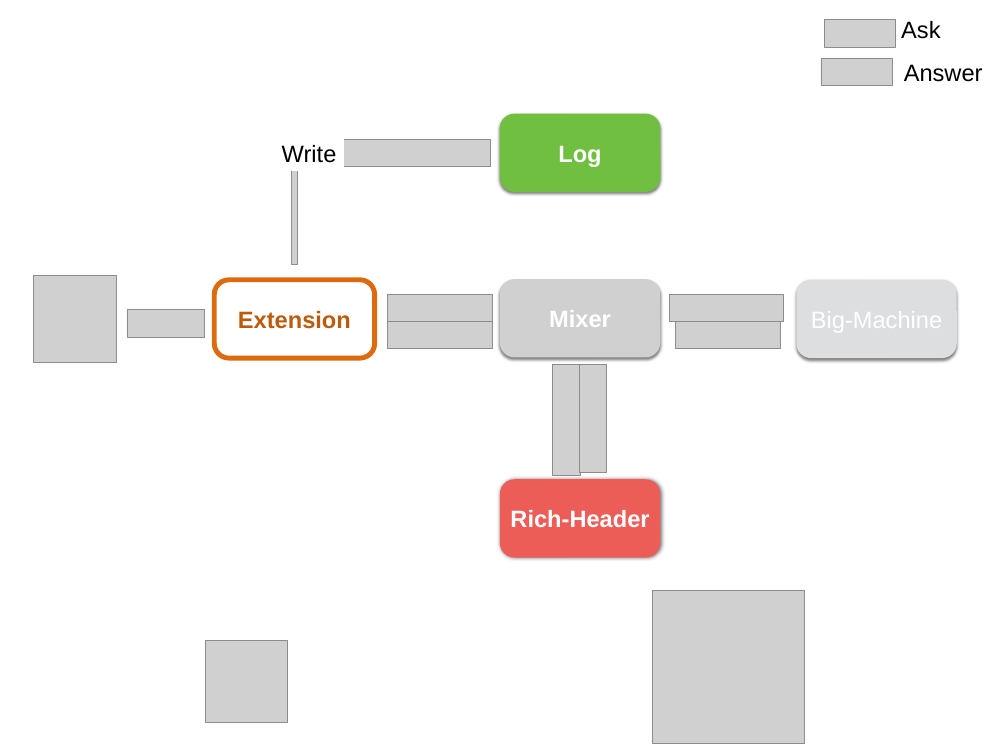
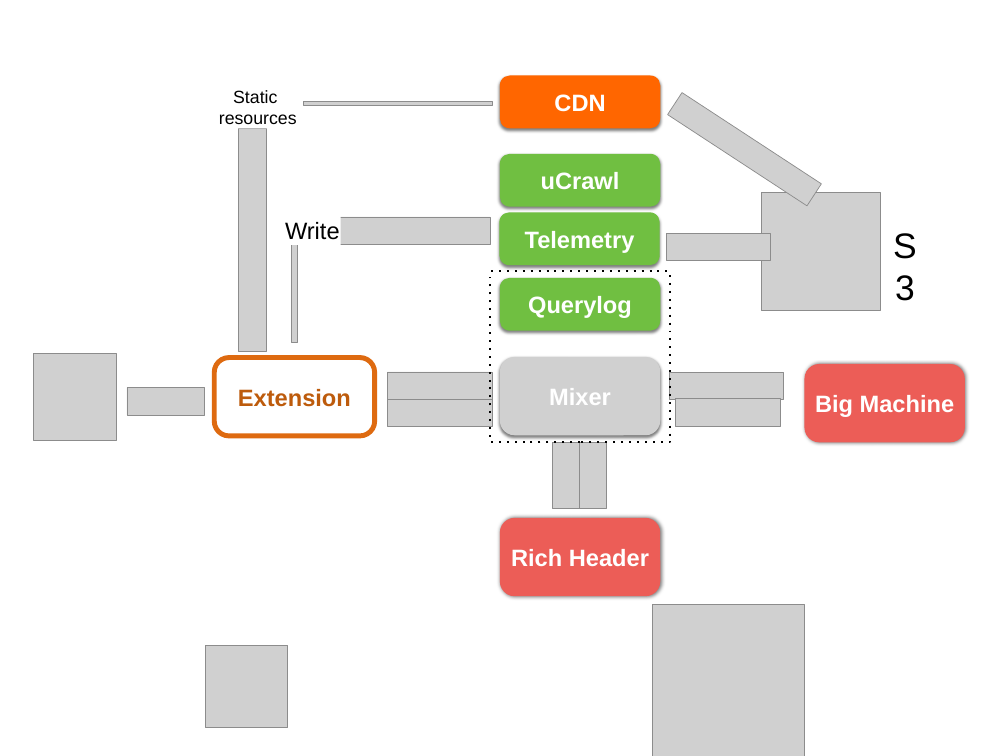
Before and after one commit to chrmod/browser-core, a slide deck: slide 4 of docu/CLIQZ for Firefox - garage0.51.pptx (slide 9 before the commit). Drawn at 1008x756 pixels with LibreOffice and Linux fonts; fonts in the diff are those of the drawing; grey boxes stand for pictures. Boxes give left, top, right and bottom in pixels: in the first picture for what was removed or moved away, otherwise in the second. Text is boxed around its words. In the diff, an @@ line names an element or a change of style, - is before the commit and + after.

```diff
--- a/docu/CLIQZ for Firefox - garage0.51.pptx
+++ b/docu/CLIQZ for Firefox - garage0.51.pptx
@@ picture removed at [824,20,895,47] @@
@@ text removed at [901,21,940,39] @@
-Ask
@@ picture removed at [821,58,892,86] @@
@@ rounded rectangle added at [500,76,660,129], fill #FF6600, 24 pt, text #FFFFFF, bold @@
+CDN
@@ text removed at [904,64,983,82] @@
-Answer
@@ text added at [219,90,297,129], 18 pt, text #000000 @@
+Static
+resources
@@ picture added at [303,102,492,106] @@
@@ picture added at [668,93,822,206] @@
@@ picture added at [239,129,266,351] @@
@@ rounded rectangle added at [500,154,660,207], fill #70BF41, 24 pt, text #FFFFFF, bold @@
+uCrawl
@@ picture added at [762,193,880,311] @@
@@ text "Write": place and size @@
-text "Write" at [282,145,337,163]
+text "Write" at [285,222,340,240]
@@ 9 pictures: place and size @@
-9 pictures at [34,139,784,362]
+9 pictures at [34,217,784,440]
@@ rounded rectangle "Telemetry": place and size @@
-rounded rectangle "Telemetry" at [500,113,660,192]
+rounded rectangle "Telemetry" at [500,213,660,266]
@@ text in rounded rectangle at [525,231,635,253]: text changed @@
-Log
+Telemetry
@@ picture added at [667,234,771,260] @@
@@ text added at [880,240,930,291], 36 pt, text #000000 @@
+S3
@@ rectangle added at [491,271,670,442], outline #000000 2 pt dashed @@
@@ rounded rectangle added at [500,278,660,331], fill #70BF41, 24 pt, text #FFFFFF, bold @@
+Querylog
@@ rounded rectangle removed at [797,280,957,359] @@
@@ rounded rectangle "Extension": place and size @@
-rounded rectangle "Extension" at [214,280,374,359]
+rounded rectangle "Extension" at [214,357,374,436]
@@ rounded rectangle added at [805,364,965,443], fill #EC5D57, 24 pt, text #FFFFFF, bold @@
+Big Machine
@@ picture: place and size @@
-picture at [553,365,580,475]
+picture at [553,442,581,508]
@@ picture: place and size @@
-picture at [579,365,607,472]
+picture at [580,442,607,508]
@@ rounded rectangle "Rich Header": place and size @@
-rounded rectangle "Rich Header" at [500,479,660,558]
+rounded rectangle "Rich Header" at [500,518,660,597]
@@ text in rounded rectangle at [511,549,649,566]: text changed @@
-Rich-Header
+Rich Header
@@ picture: place and size @@
-picture at [652,591,805,744]
+picture at [652,604,805,756]
@@ picture: place and size @@
-picture at [206,640,288,722]
+picture at [206,645,288,727]
```
Also in this commit, not shown: 2 other slides changed, 1 slide added, 22 slides removed.
